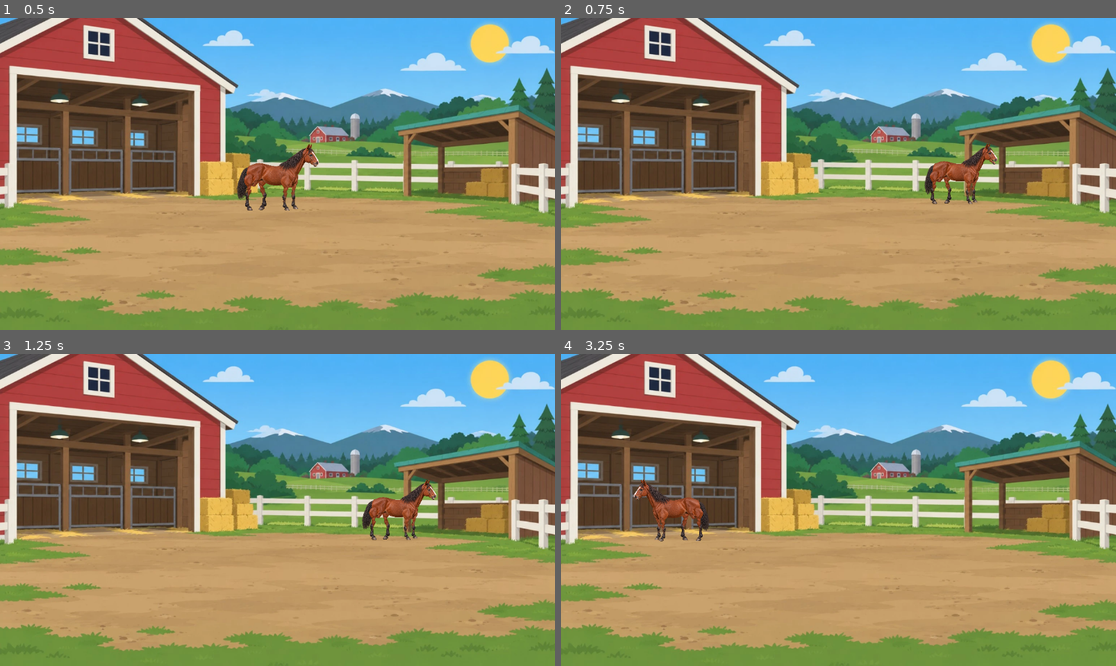
Above: before the commit, frames 1-4 (two rows, left to right).
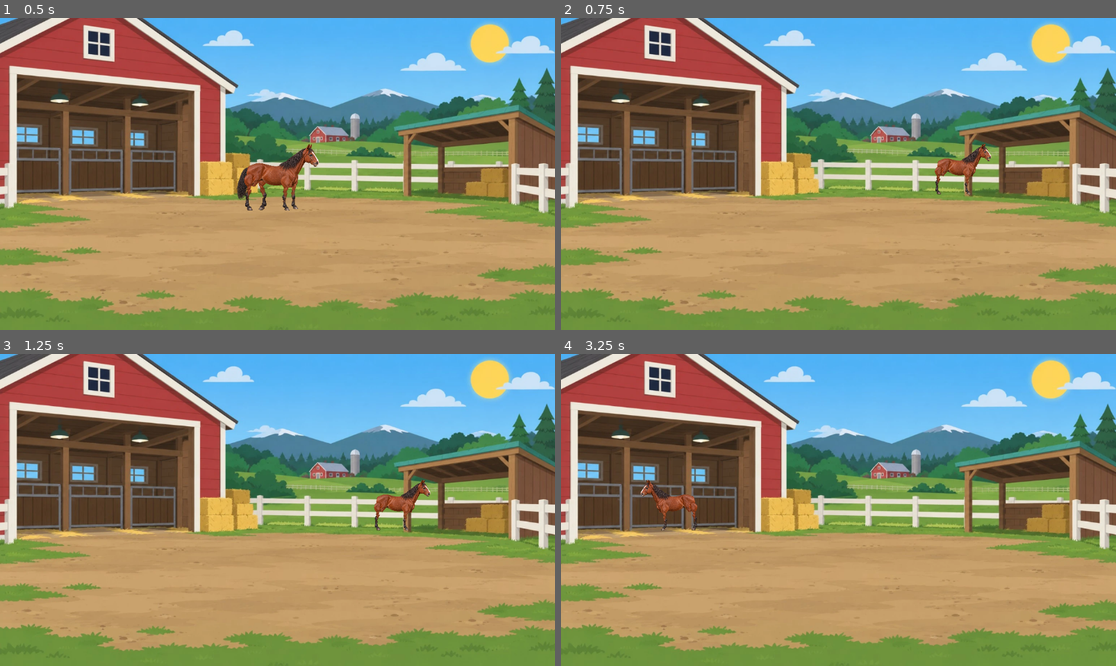
Above: after the commit, the same moments.

Repository: marceldubrig-hash/Pferd-und-Steve
Game: Godot game, scene res://scenes/main.tscn
Two runs of this game, one before a commit and one after it. Both use one fixed random seed, a clock stepped at 60 frames per second and the inputs below.
Inputs (mouse positions are in pixels of both pictures, inside the frame that each line leads up to):
- Up to frame 1 (0.5 s): no input
- Up to frame 2 (0.75 s): move the mouse to (960, 158) at 0.52 s; click (960, 158) at 0.67 s
- Up to frame 3 (1.25 s): no input
- Up to frame 4 (3.25 s): drag from (727, 525) to (810, 572) at 1.27 s; move the mouse to (894, 441) at 2.02 s; click (894, 441) at 2.17 s; drag from (810, 572) to (672, 463) at 2.77 s

Frame 1 is identical in both runs. In frame 2, 0.9% of the frame differs, in the area x 65-79%, y 40-60%; in frame 3, 0.9%; in frame 4, 0.9%.

Commit message:
Use visible farm fences as movement boundaries

Diff:
--- a/scripts/main.gd
+++ b/scripts/main.gd
@@ -61,9 +61,16 @@
 const RIGHT_OBSTACLE_SOURCE_X := 1122.7894
 const RIGHT_OUTER_SOURCE_X := 1247.4451
 
-const OPEN_GROUND_SOURCE_Y := 488.16
-const OBSTACLE_GROUND_SOURCE_Y := 505.44
-const OUTER_GROUND_SOURCE_Y := 518.40
+# The horizontal white paddock fence is the rear playable boundary.
+# 488.16 is the existing validated HorseRoot ground-anchor calibration for it.
+const REAR_FENCE_GROUND_SOURCE_Y := 488.16
+
+# Foreground side fences measured from the real 1536x658 Fold screenshot.
+# These are stored in the canonical 1536x864 farm texture coordinate system.
+# When cover-cropping pushes a fence offscreen (e.g. 1536x1384), that side
+# automatically falls back to the viewport edge instead of inventing a wall.
+const LEFT_SIDE_FENCE_SOURCE_X := 45.0
+const RIGHT_SIDE_FENCE_SOURCE_X := 1416.0
 
 # Keep the visible horse inside the viewport and use its current projected width
 # when testing obstacle overlap. This prevents the root from being legal while
@@ -221,58 +228,14 @@
 	return (screen_x - offset_x) / maxf(cover_scale, 0.001)
 
 
-func _minimum_ground_source_y_for_source_x(source_x: float) -> float:
-	var x := source_x
-
-	if x <= LEFT_OBSTACLE_SOURCE_X:
-		var outer_t := clampf(
-			inverse_lerp(LEFT_OUTER_SOURCE_X, LEFT_OBSTACLE_SOURCE_X, x),
-			0.0,
-			1.0
-		)
-		return lerpf(
-			OUTER_GROUND_SOURCE_Y,
-			OBSTACLE_GROUND_SOURCE_Y,
-			smoothstep(0.0, 1.0, outer_t)
-		)
-
-	if x < LEFT_OPEN_SOURCE_X:
-		var open_t := inverse_lerp(
-			LEFT_OBSTACLE_SOURCE_X,
-			LEFT_OPEN_SOURCE_X,
-			x
-		)
-		return lerpf(
-			OBSTACLE_GROUND_SOURCE_Y,
-			OPEN_GROUND_SOURCE_Y,
-			smoothstep(0.0, 1.0, open_t)
-		)
-
-	if x <= RIGHT_OPEN_SOURCE_X:
-		return OPEN_GROUND_SOURCE_Y
-
-	if x < RIGHT_OBSTACLE_SOURCE_X:
-		var obstacle_t := inverse_lerp(
-			RIGHT_OPEN_SOURCE_X,
-			RIGHT_OBSTACLE_SOURCE_X,
-			x
-		)
-		return lerpf(
-			OPEN_GROUND_SOURCE_Y,
-			OBSTACLE_GROUND_SOURCE_Y,
-			smoothstep(0.0, 1.0, obstacle_t)
-		)
-
-	var outer_t := clampf(
-		inverse_lerp(RIGHT_OBSTACLE_SOURCE_X, RIGHT_OUTER_SOURCE_X, x),
-		0.0,
-		1.0
-	)
-	return lerpf(
-		OBSTACLE_GROUND_SOURCE_Y,
-		OUTER_GROUND_SOURCE_Y,
-		smoothstep(0.0, 1.0, outer_t)
-	)
+func _minimum_ground_source_y_for_source_x(_source_x: float) -> float:
+	# The actual rear blocker is the horizontal white fence, not hay bales
+	# or the shelter. Keep the same validated rear ground anchor everywhere.
+	return REAR_FENCE_GROUND_SOURCE_Y
+
+
+func _projected_side_fence_screen_x(source_x: float, size: Vector2) -> float:
+	return _background_source_to_screen(Vector2(source_x, 0.0), size).x
 
 
 func _projected_horse_height_px_for_depth(size: Vector2, depth_t: float) -> float:
@@ -293,11 +256,38 @@
 
 func _clamp_horse_screen_x(screen_x: float, size: Vector2, depth_t: float) -> float:
 	var half_width := _horse_collision_half_width_px(size, depth_t)
-	var margin := minf(
+	var screen_margin := minf(
 		half_width + SCREEN_EDGE_PADDING_PX,
 		size.x * 0.45
 	)
-	return clampf(screen_x, margin, size.x - margin)
+
+	var min_center_x := screen_margin
+	var max_center_x := size.x - screen_margin
+
+	var left_fence_x := _projected_side_fence_screen_x(
+		LEFT_SIDE_FENCE_SOURCE_X,
+		size
+	)
+	if left_fence_x >= 0.0 and left_fence_x <= size.x:
+		min_center_x = maxf(
+			min_center_x,
+			left_fence_x + half_width + SCREEN_EDGE_PADDING_PX
+		)
+
+	var right_fence_x := _projected_side_fence_screen_x(
+		RIGHT_SIDE_FENCE_SOURCE_X,
+		size
+	)
+	if right_fence_x >= 0.0 and right_fence_x <= size.x:
+		max_center_x = minf(
+			max_center_x,
+			right_fence_x - half_width - SCREEN_EDGE_PADDING_PX
+		)
+
+	if min_center_x > max_center_x:
+		return size.x * 0.5
+
+	return clampf(screen_x, min_center_x, max_center_x)
 
 
 func _minimum_depth_t_for_screen_x(
@@ -312,7 +302,7 @@
 		screen_x + half_width,
 	]
 
-	var minimum_source_y := OPEN_GROUND_SOURCE_Y
+	var minimum_source_y := REAR_FENCE_GROUND_SOURCE_Y
 	for sample_screen_x in sample_screen_xs:
 		var source_x := _background_screen_x_to_source(sample_screen_x, size)
 		minimum_source_y = maxf(
